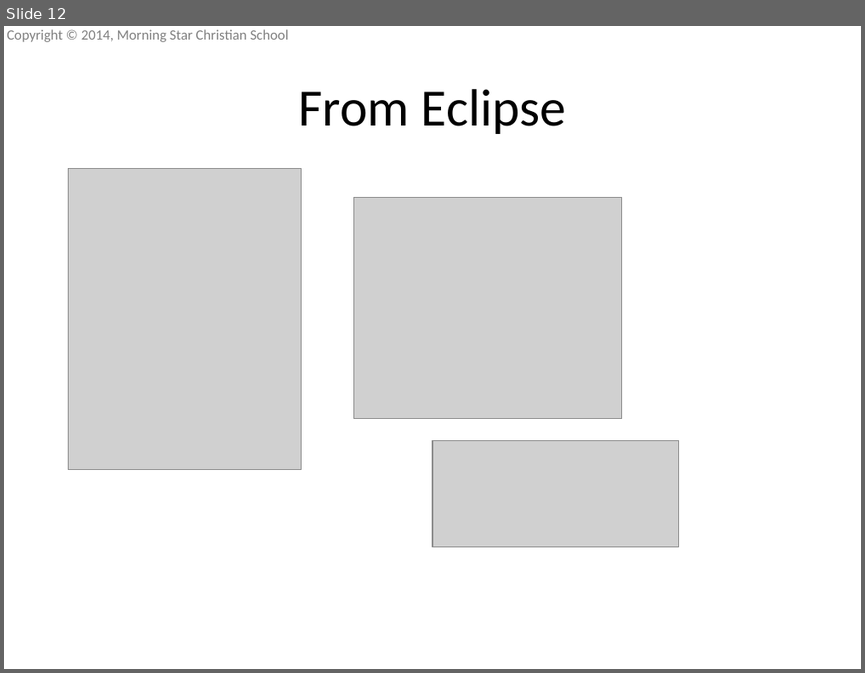
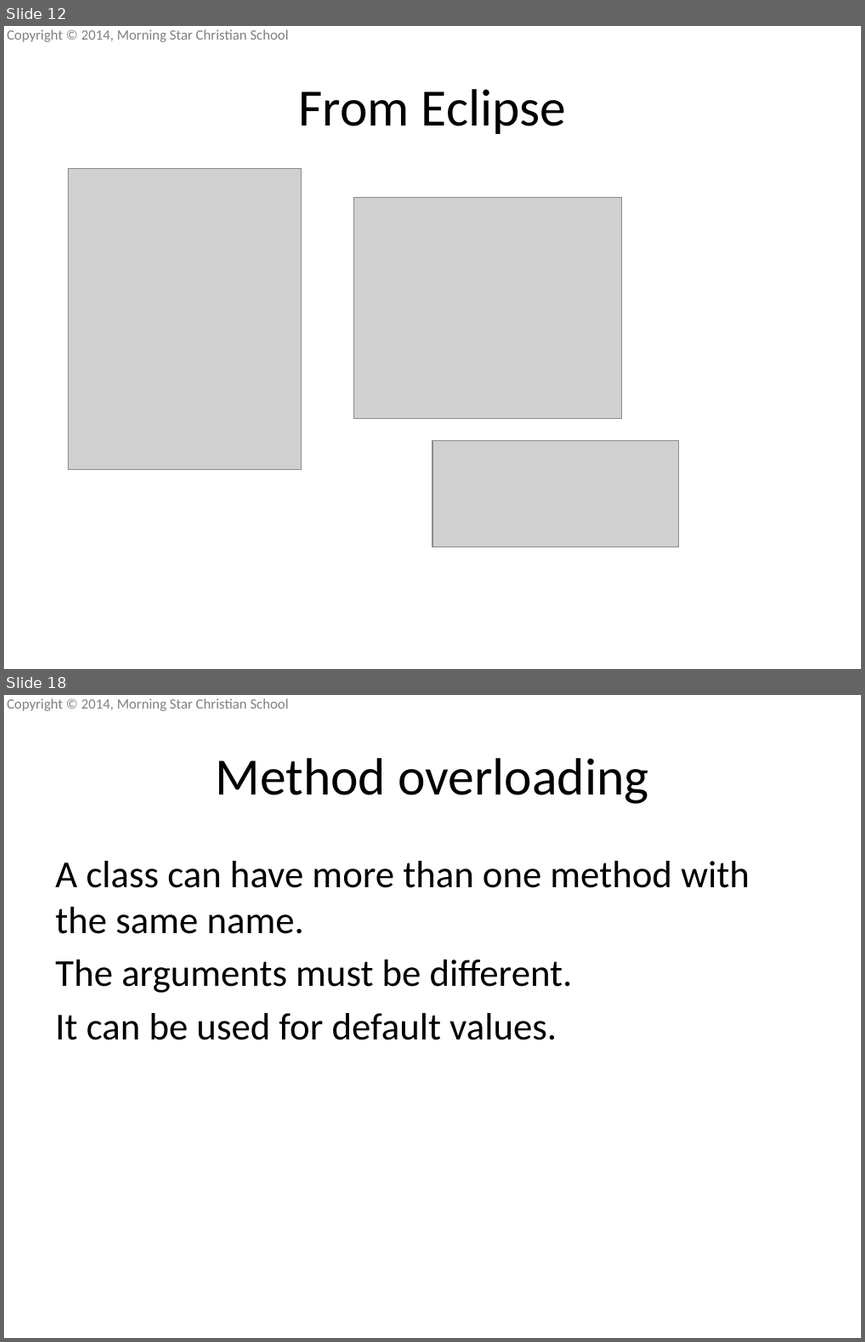
Before and after one commit to mscsbend/presentations, a slide deck: Lesson 5.pptx. Shown one above the other, each under a label of ours: slide 12 before the commit, slides 12 and 18 after it; the slides between them are not shown. The pictures are 865x673 and 865x1342 pixels, drawn with LibreOffice and Linux fonts; fonts in the diff are those of the drawing; grey boxes stand for pictures; background and template pictures are left out. Boxes give left, top, right and bottom in pixels: in the first picture for what was removed or moved away, otherwise in the second. Text is boxed around its words. In the diff, an @@ line names an element or a change of style, - is before the commit and + after.

Commit message:
Added Date and times and method overloading

```diff
--- a/Lesson 5.pptx
+++ b/Lesson 5.pptx
@@ slide 18 added at (4, 695, 861, 1338), background picture (left out); not listed: 1 template element that a slide beside it also shows @@
@@ title added at (216, 758, 648, 804), 44 pt, text #000000 @@
+Method overloading
@@ text added at (55, 861, 749, 1040), 32 pt, text #000000 @@
+A class can have more than one method with the same name.
+The arguments must be different.
+It can be used for default values.
```
Also in this commit, not shown: 1 slide changed, 6 other slides added.
